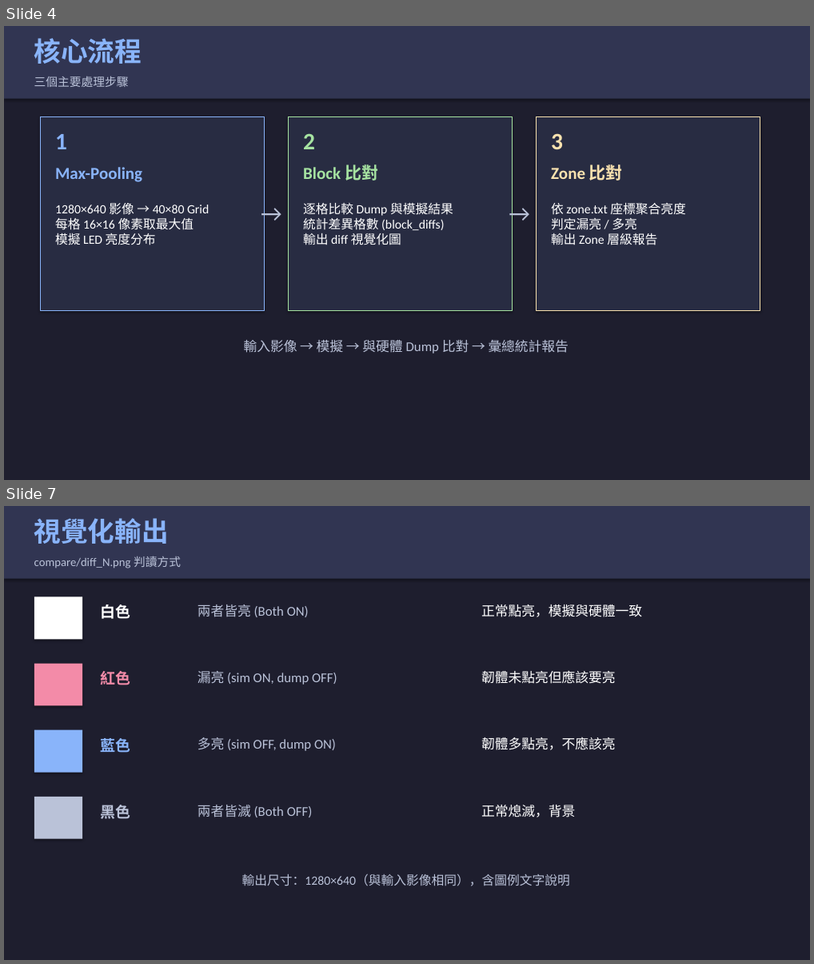
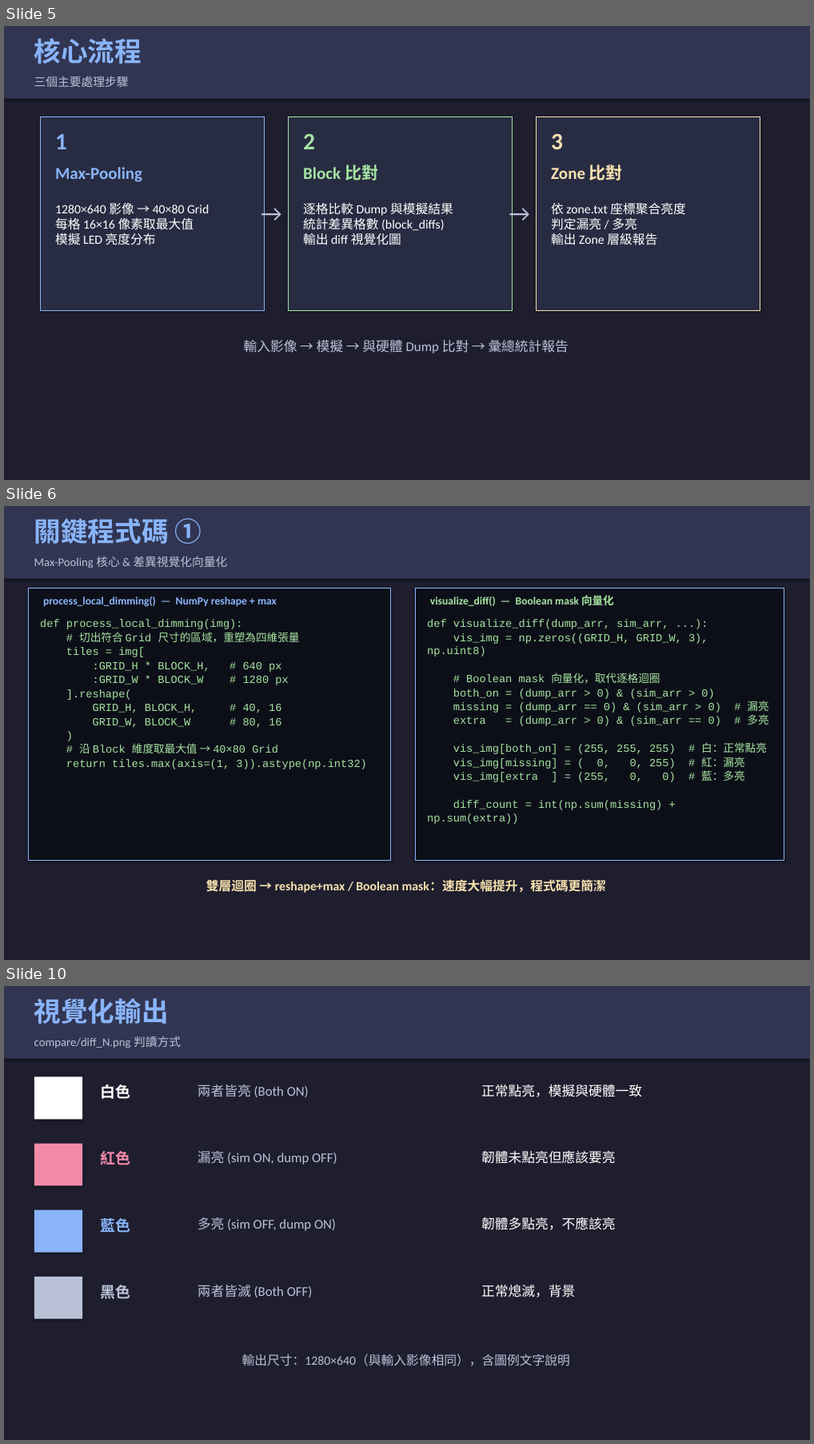
Before and after one commit to 1245eric/local-dimming-validator, a slide deck: local_dimming_intro.pptx. Shown one above the other, each under a label of ours: slides 4 and 7 before the commit, slides 5, 6 and 10 after it; the slides between them are not shown. The pictures are 814x964 and 814x1444 pixels, drawn with LibreOffice and Linux fonts; fonts in the diff are those of the drawing. Boxes give left, top, right and bottom in pixels: in the first picture for what was removed or moved away, otherwise in the second. Text is boxed around its words. In the diff, an @@ line names an element or a change of style, - is before the commit and + after.

```diff
--- a/local_dimming_intro.pptx
+++ b/local_dimming_intro.pptx
@@ slide 6 added at [4, 506, 810, 960], background #1E1E2E @@
@@ rectangle added at [4, 506, 810, 579], fill #313552 @@
@@ text added at [34, 518, 202, 544], 32 pt, text #89B4FA, bold @@
+關鍵程式碼 ①
@@ text added at [34, 556, 228, 568], 14 pt, text #BAC2D8 @@
+Max-Pooling 核心 & 差異視覺化向量化
@@ rectangle added at [28, 588, 391, 860], fill #0D0F18, outline #89B4FA 1 pt @@
@@ text added at [43, 596, 277, 607], 13 pt, text #89B4FA, bold @@
+process_local_dimming() — NumPy reshape + max
@@ rectangle added at [415, 588, 784, 860], fill #0D0F18, outline #89B4FA 1 pt @@
@@ text added at [430, 595, 614, 606], 13 pt, text #A6E3A1, bold @@
+visualize_diff() — Boolean mask 向量化
@@ text added at [40, 620, 366, 769], 13 pt, text #A6E3A1 @@
+def process_local_dimming(img):
+# 切出符合 Grid 尺寸的區域，重塑為四維張量
+tiles = img[
+:GRID_H * BLOCK_H, # 640 px
+:GRID_W * BLOCK_W # 1280 px
+].reshape(
+GRID_H, BLOCK_H, # 40, 16
+GRID_W, BLOCK_W # 80, 16
+)
+# 沿 Block 維度取最大值 → 40×80 Grid
+return tiles.max(axis=(1, 3)).astype(np.int32)
@@ text added at [427, 620, 722, 824], 13 pt, text #A6E3A1 @@
+def visualize_diff(dump_arr, sim_arr, ...):
+vis_img = np.zeros((GRID_H, GRID_W, 3), np.uint8)
+# Boolean mask 向量化，取代逐格迴圈
+both_on = (dump_arr > 0) & (sim_arr > 0)
+missing = (dump_arr == 0) & (sim_arr > 0) # 漏亮
+extra = (dump_arr > 0) & (sim_arr == 0) # 多亮
+vis_img[both_on] = (255, 255, 255) # 白：正常點亮
+vis_img[missing] = ( 0, 0, 255) # 紅：漏亮
+vis_img[extra ] = (255, 0, 0) # 藍：多亮
+diff_count = int(np.sum(missing) + np.sum(extra))
@@ text added at [206, 877, 606, 894], 15 pt, text #F9E2AF, bold @@
+雙層迴圈 → reshape+max / Boolean mask：速度大幅提升，程式碼更簡潔
@@ what was slide 4 is now slide 5 @@
@@ what was slide 7 is now slide 10 @@
```
Also in this commit, not shown: 4 slides changed, 3 other slides added, 2 other files.
